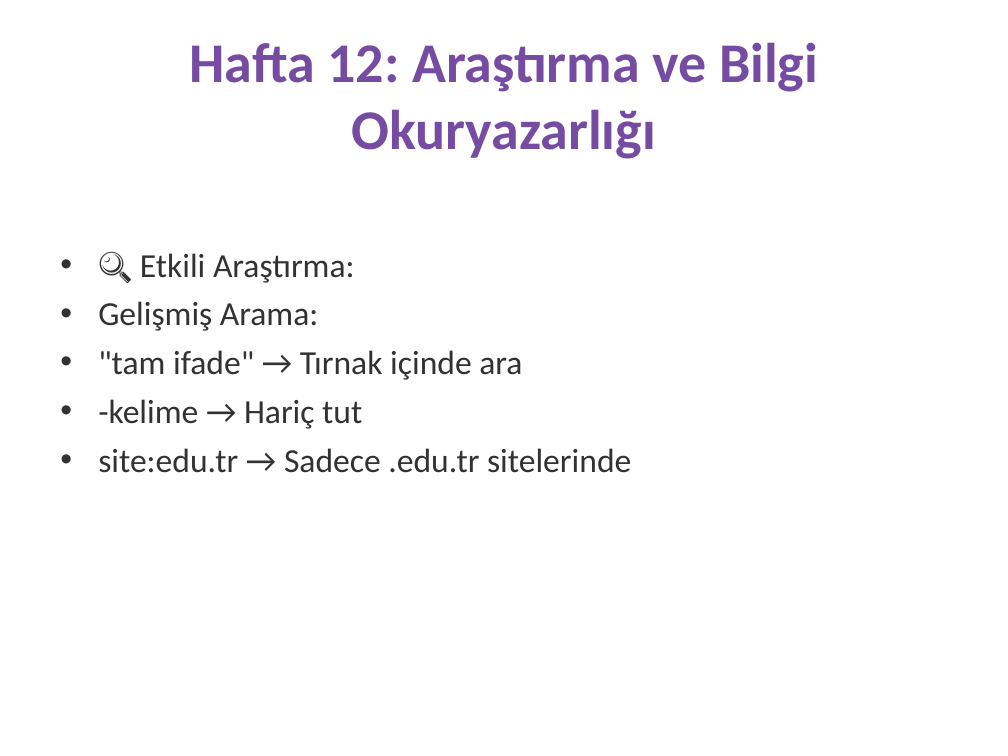
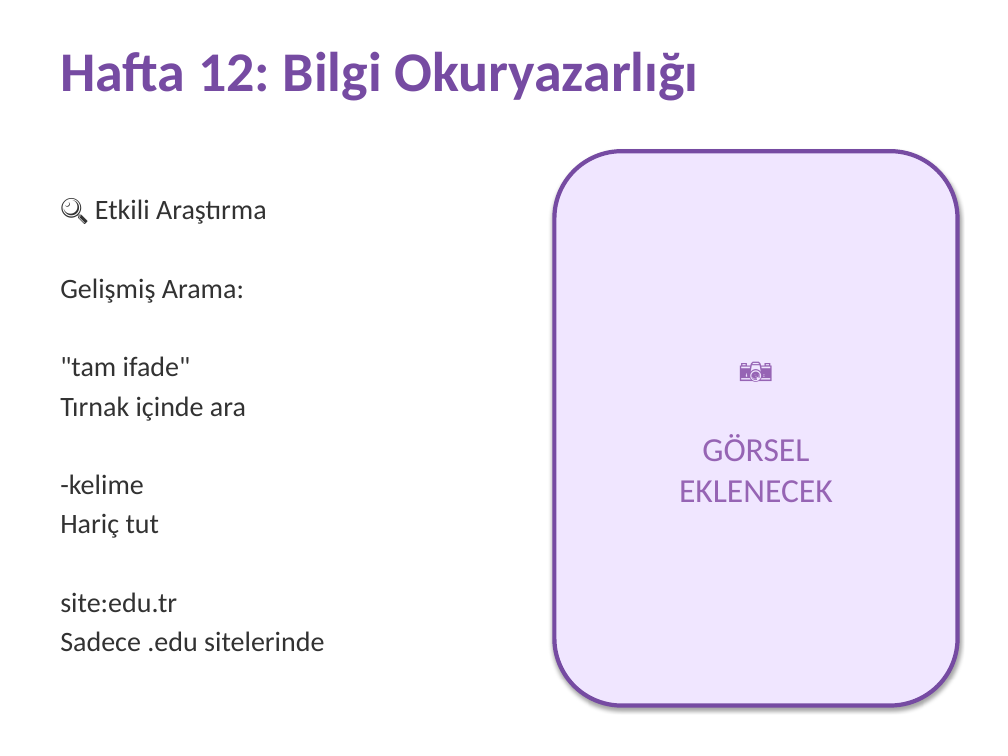
Before and after one commit to fikirkasi-arch/BST, a slide deck: slide 16 of sunumlar/6-SINIF-FULL-SUNUM.pptx. Drawn at 1008x756 pixels with LibreOffice and Linux fonts; fonts in the diff are those of the drawing. Boxes give left, top, right and bottom in pixels: in the first picture for what was removed or moved away, otherwise in the second. Text is boxed around its words. In the diff, an @@ line names an element or a change of style, - is before the commit and + after.

```diff
--- a/sunumlar/6-SINIF-FULL-SUNUM.pptx
+++ b/sunumlar/6-SINIF-FULL-SUNUM.pptx
@@ text "Hafta 12: Bilgi Okuryazarlığı" at (x1=60, y1=51, x2=699, y2=101): vertical alignment middle to top @@
@@ text at (x1=60, y1=51, x2=699, y2=101): text changed @@
-Hafta 12: Araştırma ve Bilgi Okuryazarlığı
+Hafta 12: Bilgi Okuryazarlığı
@@ text "🔍 Etkili Araştırma" moved from (x1=98, y1=253, x2=631, y2=473) to (x1=60, y1=199, x2=324, y2=651) @@
@@ rounded rectangle added at (x1=554, y1=151, x2=958, y2=706), fill #F0E6FF, outline #764BA2 3 pt, 24 pt, text #9664B4 @@
+📷
+GÖRSEL
+EKLENECEK
@@ text at (x1=95, y1=199, x2=267, y2=224): text changed; size 24 to 20 pt @@
-• 🔍 Etkili Araştırma:
+🔍 Etkili Araştırma
@@ text at (x1=60, y1=278, x2=244, y2=303): size 24 to 20 pt in "Gelişmiş Arama:"; bullet • to none; less space between paragraphs @@
@@ text at (x1=60, y1=356, x2=324, y2=651): text changed; size 24 to 20 pt @@
-• "tam ifade" → Tırnak içinde ara
-• -kelime → Hariç tut
-• site:edu.tr → Sadece .edu.tr sitelerinde
+"tam ifade"
+Tırnak içinde ara
+-kelime
+Hariç tut
+site:edu.tr
+Sadece .edu sitelerinde
```
Also in this commit, not shown: 22 other slides changed, 6 slides added, 10 slides removed, 3 other files.
